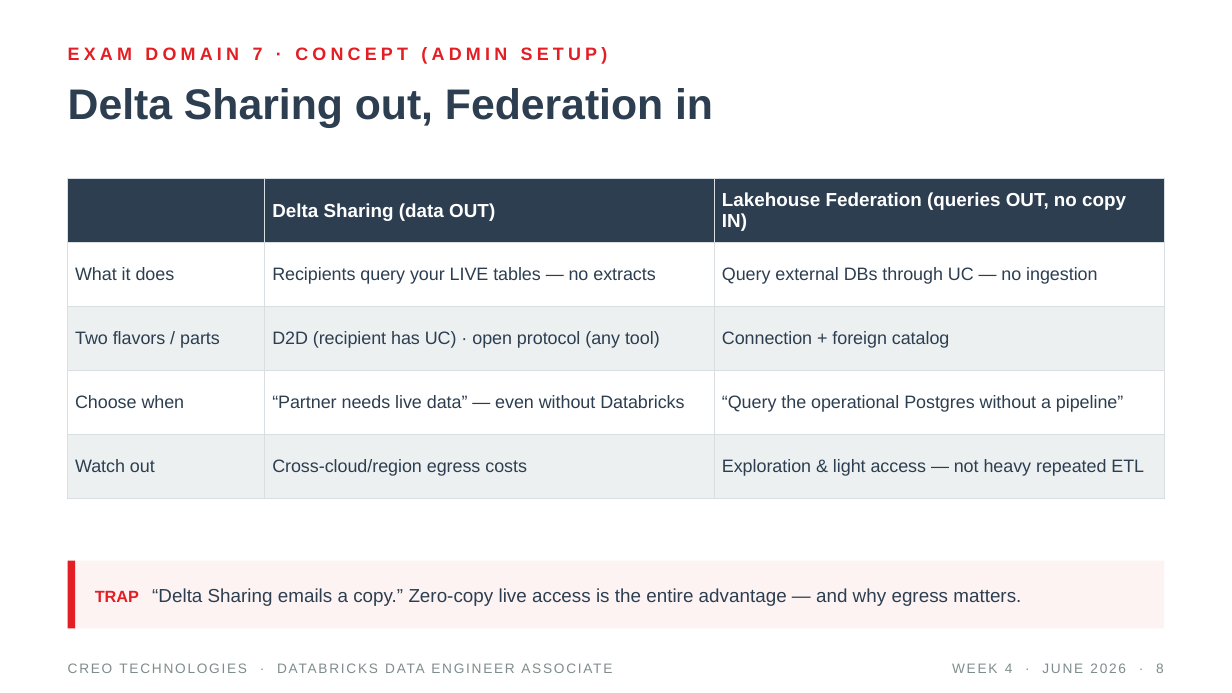
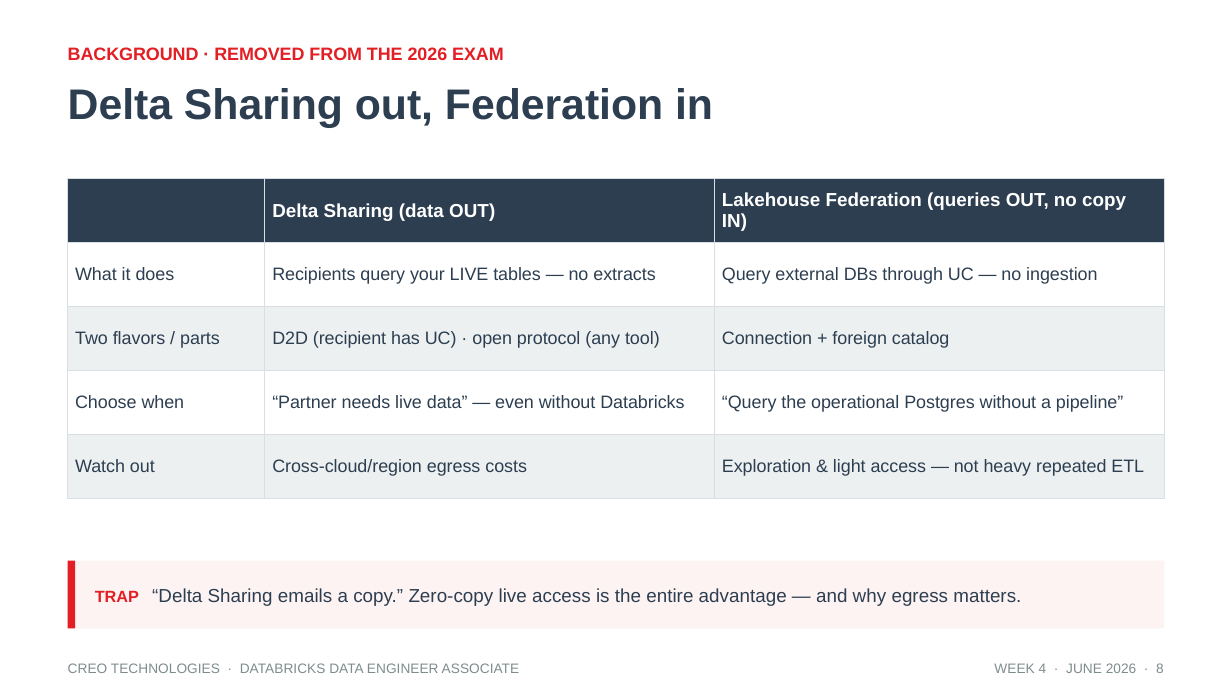
Before and after one commit to tatwan/Databricks_DE_Associate, a slide deck: slide 8 of slides/Week4_Governance_Optimization.pptx. Drawn at 1232x693 pixels with LibreOffice and Linux fonts; fonts in the diff are those of the drawing. Boxes give left, top, right and bottom in pixels: in the first picture for what was removed or moved away, otherwise in the second. Text is boxed around its words. In the diff, an @@ line names an element or a change of style, - is before the commit and + after.

```diff
--- a/slides/Week4_Governance_Optimization.pptx
+++ b/slides/Week4_Governance_Optimization.pptx
@@ text at (68,47,504,60): text changed @@
-EXAM DOMAIN 7 · CONCEPT (ADMIN SETUP)
+BACKGROUND · REMOVED FROM THE 2026 EXAM
@@ text "CREO TECHNOLOGIES · DATABRICKS DATA ..." at (68,663,520,673): letter spacing 1 to 0 pt @@
@@ text "WEEK 4 · JUNE 2026 ..." at (994,663,1164,673): letter spacing 1 to 0 pt @@
```
Also in this commit, not shown: 13 other slides changed, 2 slides added, 2 other files.
